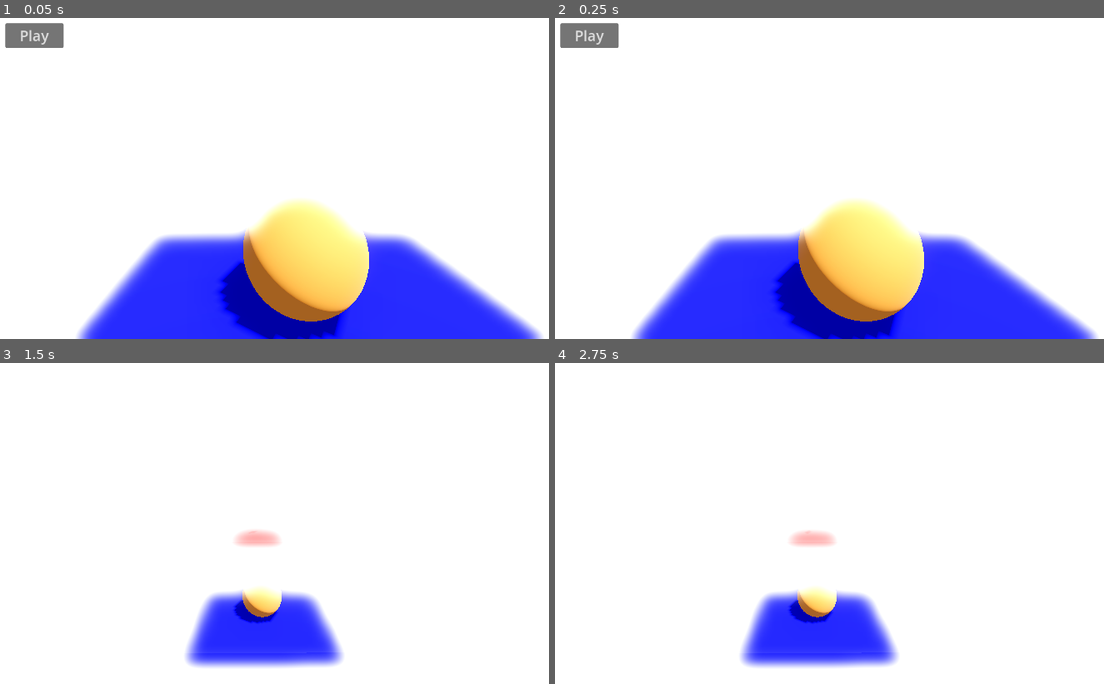
Above: before the commit, frames 1-4 (two rows, left to right).
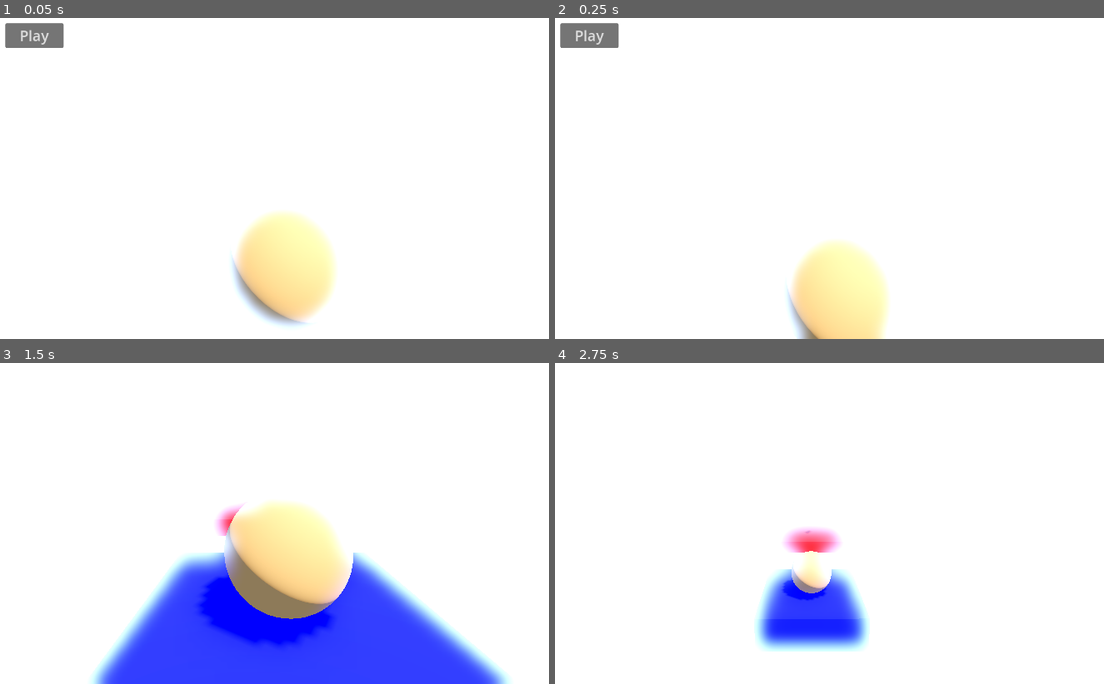
Above: after the commit, the same moments.

Repository: TheGreatEbeneze/JumpBlock
Game: Godot game, scene res://playscreenback.tscn
Two runs of this game, one before a commit and one after it. Both use one fixed random seed, a clock stepped at 60 frames per second and the inputs below.
Inputs:
- Up to frame 1 (0.05 s): no input
- Up to frame 2 (0.25 s): no input
- Up to frame 3 (1.5 s): click "Play" at 0.5 s
- Up to frame 4 (2.75 s): no input

The runs differ from the first frame. In frame 1, 23% of the frame differs, in the area x 13-99%, y 56-100%; in frame 2, 23%; in frame 3, 24%, in the area x 16-93%, y 43-100%; in frame 4, 6.5%.

Commit message:
change camera made CollisionShapes

Diff:
--- a/coin.tscn
+++ b/coin.tscn
@@ -3,6 +3,21 @@
 [ext_resource type="Material" uid="uid://bhu6jjsokkjok" path="res://new_standard_material_3d.tres" id="1_d5gmh"]
 
 [sub_resource type="SphereMesh" id="SphereMesh_0t63x"]
+
+[sub_resource type="Animation" id="Animation_pdq0q"]
+length = 0.001
+tracks/0/type = "value"
+tracks/0/imported = false
+tracks/0/enabled = true
+tracks/0/path = NodePath(".:rotation")
+tracks/0/interp = 1
+tracks/0/loop_wrap = true
+tracks/0/keys = {
+"times": PackedFloat32Array(0),
+"transitions": PackedFloat32Array(1),
+"update": 0,
+"values": [Vector3(0, 0, 0)]
+}
 
 [sub_resource type="Animation" id="Animation_v7riw"]
 resource_name = "new_animation"
@@ -21,21 +36,6 @@
 "values": [Vector3(0, 0, 0), Vector3(0, 1.5708, 0), Vector3(0, 3.14159, 0)]
 }
 
-[sub_resource type="Animation" id="Animation_pdq0q"]
-length = 0.001
-tracks/0/type = "value"
-tracks/0/imported = false
-tracks/0/enabled = true
-tracks/0/path = NodePath(".:rotation")
-tracks/0/interp = 1
-tracks/0/loop_wrap = true
-tracks/0/keys = {
-"times": PackedFloat32Array(0),
-"transitions": PackedFloat32Array(1),
-"update": 0,
-"values": [Vector3(0, 0, 0)]
-}
-
 [sub_resource type="AnimationLibrary" id="AnimationLibrary_w14il"]
 _data = {
 &"RESET": SubResource("Animation_pdq0q"),
--- /dev/null
+++ b/fall.tscn
@@ -0,0 +1,128 @@
+[gd_scene load_steps=9 format=3 uid="uid://b8pwh41yt6vpt"]
+
+[ext_resource type="Material" uid="uid://6gnbl1vutucd" path="res://color.tres" id="1_yro3j"]
+
+[sub_resource type="Animation" id="Animation_w1cfs"]
+length = 0.001
+tracks/0/type = "value"
+tracks/0/imported = false
+tracks/0/enabled = true
+tracks/0/path = NodePath(".:scale")
+tracks/0/interp = 1
+tracks/0/loop_wrap = true
+tracks/0/keys = {
+"times": PackedFloat32Array(0),
+"transitions": PackedFloat32Array(1),
+"update": 0,
+"values": [Vector3(1.74016, 0.297538, 3.16846)]
+}
+tracks/1/type = "value"
+tracks/1/imported = false
+tracks/1/enabled = true
+tracks/1/path = NodePath(".:position")
+tracks/1/interp = 1
+tracks/1/loop_wrap = true
+tracks/1/keys = {
+"times": PackedFloat32Array(0),
+"transitions": PackedFloat32Array(1),
+"update": 0,
+"values": [Vector3(0, -29.9999, 0)]
+}
+
+[sub_resource type="Animation" id="Animation_kuulw"]
+resource_name = "new_animation"
+tracks/0/type = "value"
+tracks/0/imported = false
+tracks/0/enabled = true
+tracks/0/path = NodePath(".:scale")
+tracks/0/interp = 1
+tracks/0/loop_wrap = true
+tracks/0/keys = {
+"times": PackedFloat32Array(0),
+"transitions": PackedFloat32Array(1),
+"update": 0,
+"values": [Vector3(0.58325, 0.240459, 1.28103)]
+}
+
+[sub_resource type="Animation" id="Animation_je0wp"]
+resource_name = "new_animation_2"
+tracks/0/type = "value"
+tracks/0/imported = false
+tracks/0/enabled = true
+tracks/0/path = NodePath(".:scale")
+tracks/0/interp = 1
+tracks/0/loop_wrap = true
+tracks/0/keys = {
+"times": PackedFloat32Array(0),
+"transitions": PackedFloat32Array(1),
+"update": 0,
+"values": [Vector3(-0.247373, -1.41632, -0.790232)]
+}
+
+[sub_resource type="Animation" id="Animation_6qewu"]
+resource_name = "new_animation_3"
+length = 0.5
+loop_mode = 1
+tracks/0/type = "value"
+tracks/0/imported = false
+tracks/0/enabled = true
+tracks/0/path = NodePath(".:scale")
+tracks/0/interp = 1
+tracks/0/loop_wrap = true
+tracks/0/keys = {
+"times": PackedFloat32Array(0),
+"transitions": PackedFloat32Array(1),
+"update": 0,
+"values": [Vector3(-0.893802, -1.41632, -0.165571)]
+}
+tracks/1/type = "value"
+tracks/1/imported = false
+tracks/1/enabled = true
+tracks/1/path = NodePath(".:position")
+tracks/1/interp = 1
+tracks/1/loop_wrap = true
+tracks/1/keys = {
+"times": PackedFloat32Array(0, 0.5),
+"transitions": PackedFloat32Array(1, 1),
+"update": 0,
+"values": [Vector3(0, 43.4474, 0), Vector3(0, -29.9999, 0)]
+}
+tracks/2/type = "method"
+tracks/2/imported = false
+tracks/2/enabled = true
+tracks/2/path = NodePath(".")
+tracks/2/interp = 1
+tracks/2/loop_wrap = true
+tracks/2/keys = {
+"times": PackedFloat32Array(),
+"transitions": PackedFloat32Array(),
+"values": []
+}
+
+[sub_resource type="AnimationLibrary" id="AnimationLibrary_xo1kr"]
+_data = {
+&"RESET": SubResource("Animation_w1cfs"),
+&"new_animation": SubResource("Animation_kuulw"),
+&"new_animation_2": SubResource("Animation_je0wp"),
+&"new_animation_3": SubResource("Animation_6qewu")
+}
+
+[sub_resource type="BoxMesh" id="BoxMesh_14sjp"]
+
+[sub_resource type="SphereShape3D" id="SphereShape3D_yro3j"]
+
+[node name="StaticBody3D" type="StaticBody3D"]
+
+[node name="AnimationPlayer" type="AnimationPlayer" parent="."]
+root_node = NodePath("../..")
+libraries = {
+&"": SubResource("AnimationLibrary_xo1kr")
+}
+
+[node name="fall" type="MeshInstance3D" parent="."]
+transform = Transform3D(-0.893802, 0, 0, 0, 1.41632, -2.50005e-08, 0, 2.13858e-07, 0.165571, 0, 43.4474, 0)
+material_override = ExtResource("1_yro3j")
+mesh = SubResource("BoxMesh_14sjp")
+
+[node name="CollisionShape3D" type="CollisionShape3D" parent="."]
+shape = SubResource("SphereShape3D_yro3j")
--- a/playscreenback.gd
+++ b/playscreenback.gd
@@ -16,7 +16,7 @@
 
 
 func _on_button_pressed() -> void:
-	mover = randf_range(1, 2)
+
 
 	playscreen.hide()
 	animation_player.play("camera1")
--- a/playscreenback.tscn
+++ b/playscreenback.tscn
@@ -10,72 +10,67 @@
 [sub_resource type="Sky" id="Sky_imi63"]
 
 [sub_resource type="Environment" id="Environment_bk3w6"]
-background_energy_multiplier = 3.06
+background_mode = 1
+background_color = Color(0.41171, 0.597145, 1, 1)
+background_energy_multiplier = 1.11
 sky = SubResource("Sky_imi63")
 tonemap_mode = 2
 glow_enabled = true
 
-[sub_resource type="SphereMesh" id="SphereMesh_imi63"]
-
-[sub_resource type="SphereShape3D" id="SphereShape3D_kceln"]
-radius = 0.500499
-
-[sub_resource type="BoxMesh" id="BoxMesh_bk3w6"]
-
 [sub_resource type="Animation" id="Animation_0qrmo"]
 length = 0.001
 tracks/0/type = "value"
 tracks/0/imported = false
 tracks/0/enabled = true
-tracks/0/path = NodePath("Camera3D:position")
-tracks/0/interp = 1
-tracks/0/loop_wrap = true
-tracks/0/keys = {
-"times": PackedFloat32Array(0),
-"transitions": PackedFloat32Array(1),
-"update": 0,
-"values": [Vector3(1.88575, 0.932432, 0.426873)]
+tracks/0/path = NodePath("MeshInstance3D3:visible")
+tracks/0/interp = 1
+tracks/0/loop_wrap = true
+tracks/0/keys = {
+"times": PackedFloat32Array(0),
+"transitions": PackedFloat32Array(1),
+"update": 1,
+"values": [false]
 }
 tracks/1/type = "value"
 tracks/1/imported = false
 tracks/1/enabled = true
-tracks/1/path = NodePath("MeshInstance3D3:visible")
+tracks/1/path = NodePath("MeshInstance3D3:position")
 tracks/1/interp = 1
 tracks/1/loop_wrap = true
 tracks/1/keys = {
 "times": PackedFloat32Array(0),
 "transitions": PackedFloat32Array(1),
-"update": 1,
-"values": [false]
+"update": 0,
+"values": [Vector3(-6.71978, -0.942025, -0.0246816)]
 }
 tracks/2/type = "value"
 tracks/2/imported = false
 tracks/2/enabled = true
-tracks/2/path = NodePath("MeshInstance3D3:position")
+tracks/2/path = NodePath("coin:visible")
 tracks/2/interp = 1
 tracks/2/loop_wrap = true
 tracks/2/keys = {
 "times": PackedFloat32Array(0),
 "transitions": PackedFloat32Array(1),
-"update": 0,
-"values": [Vector3(-6.71978, -0.942025, -0.0246816)]
+"update": 1,
+"values": [false]
 }
 tracks/3/type = "value"
 tracks/3/imported = false
 tracks/3/enabled = true
-tracks/3/path = NodePath("MeshInstance3D:scale")
+tracks/3/path = NodePath("Camera3D:position")
 tracks/3/interp = 1
 tracks/3/loop_wrap = true
 tracks/3/keys = {
 "times": PackedFloat32Array(0),
 "transitions": PackedFloat32Array(1),
 "update": 0,
-"values": [Vector3(1, 1, 1)]
+"values": [Vector3(1.88575, 3.30195, 0.426873)]
 }
 
 [sub_resource type="Animation" id="Animation_kceln"]
 resource_name = "camera1"
-length = 0.5
+length = 2.0
 tracks/0/type = "value"
 tracks/0/imported = false
 tracks/0/enabled = true
@@ -83,10 +78,10 @@
 tracks/0/interp = 1
 tracks/0/loop_wrap = true
 tracks/0/keys = {
-"times": PackedFloat32Array(0, 0.5),
-"transitions": PackedFloat32Array(1, 1),
-"update": 0,
-"values": [Vector3(1.88575, 0.932432, 0.426873), Vector3(5.70377, 3.26833, 0.260288)]
+"times": PackedFloat32Array(0.5, 0.966667, 2),
+"transitions": PackedFloat32Array(1, 1, 1),
+"update": 0,
+"values": [Vector3(1.88575, 3.2759, 0.426873), Vector3(1.88575, 0.932432, 0.426873), Vector3(5.70377, 3.26833, 0.260288)]
 }
 tracks/1/type = "value"
 tracks/1/imported = false
@@ -100,21 +95,45 @@
 "update": 1,
 "values": [true]
 }
-
-[sub_resource type="Animation" id="Animation_w11f4"]
-resource_name = "red_move"
-loop_mode = 2
-tracks/0/type = "value"
-tracks/0/imported = false
-tracks/0/enabled = true
-tracks/0/path = NodePath("MeshInstance3D3:position")
-tracks/0/interp = 1
-tracks/0/loop_wrap = true
-tracks/0/keys = {
-"times": PackedFloat32Array(0, 1),
+tracks/2/type = "value"
+tracks/2/imported = false
+tracks/2/enabled = true
+tracks/2/path = NodePath("coin:visible")
+tracks/2/interp = 1
+tracks/2/loop_wrap = true
+tracks/2/keys = {
+"times": PackedFloat32Array(0),
+"transitions": PackedFloat32Array(1),
+"update": 1,
+"values": [true]
+}
+tracks/3/type = "value"
+tracks/3/imported = false
+tracks/3/enabled = true
+tracks/3/path = NodePath("StaticBody3D/CollisionShape3D:disabled")
+tracks/3/interp = 1
+tracks/3/loop_wrap = true
+tracks/3/keys = {
+"times": PackedFloat32Array(0),
+"transitions": PackedFloat32Array(1),
+"update": 1,
+"values": [true]
+}
+
+[sub_resource type="Animation" id="Animation_50k6d"]
+resource_name = "jump"
+length = 3.0
+tracks/0/type = "value"
+tracks/0/imported = false
+tracks/0/enabled = true
+tracks/0/path = NodePath("Area3D/ball:scale")
+tracks/0/interp = 1
+tracks/0/loop_wrap = true
+tracks/0/keys = {
+"times": PackedFloat32Array(0, 3),
 "transitions": PackedFloat32Array(1, 1),
 "update": 0,
-"values": [Vector3(-6.71978, -0.942025, -0.0246816), Vector3(-9.4483, -0.942025, -0.0246816)]
+"values": [Vector3(1, 1, 1), Vector3(1, 0.020721, 1)]
 }
 
 [sub_resource type="Animation" id="Animation_l1bur"]
@@ -144,20 +163,20 @@
 "values": [true]
 }
 
-[sub_resource type="Animation" id="Animation_50k6d"]
-resource_name = "jump"
-length = 3.0
-tracks/0/type = "value"
-tracks/0/imported = false
-tracks/0/enabled = true
-tracks/0/path = NodePath("MeshInstance3D:scale")
-tracks/0/interp = 1
-tracks/0/loop_wrap = true
-tracks/0/keys = {
-"times": PackedFloat32Array(0, 3),
+[sub_resource type="Animation" id="Animation_w11f4"]
+resource_name = "red_move"
+loop_mode = 2
+tracks/0/type = "value"
+tracks/0/imported = false
+tracks/0/enabled = true
+tracks/0/path = NodePath("MeshInstance3D3:position")
+tracks/0/interp = 1
+tracks/0/loop_wrap = true
+tracks/0/keys = {
+"times": PackedFloat32Array(0, 1),
 "transitions": PackedFloat32Array(1, 1),
 "update": 0,
-"values": [Vector3(1, 1, 1), Vector3(1, 0.020721, 1)]
+"values": [Vector3(-6.71978, -0.942025, -0.0246816), Vector3(-9.4483, -0.942025, -0.0246816)]
 }
 
 [sub_resource type="AnimationLibrary" id="AnimationLibrary_w11f4"]
@@ -171,6 +190,18 @@
 
 [sub_resource type="BoxMesh" id="BoxMesh_kceln"]
 
+[sub_resource type="SphereMesh" id="SphereMesh_imi63"]
+
+[sub_resource type="SphereShape3D" id="SphereShape3D_kceln"]
+radius = 0.503835
+
+[sub_resource type="BoxMesh" id="BoxMesh_bk3w6"]
+
+[sub_resource type="BoxShape3D" id="BoxShape3D_kceln"]
+size = Vector3(2.24911, 1, 13.9759)
+
+[sub_resource type="BoxShape3D" id="BoxShape3D_w11f4"]
+
 [node name="playscreenback" type="Node3D"]
 script = ExtResource("1_x72b1")
 
@@ -181,21 +212,8 @@
 [node name="WorldEnvironment" type="WorldEnvironment" parent="."]
 environment = SubResource("Environment_bk3w6")
 
-[node name="MeshInstance3D" type="MeshInstance3D" parent="."]
-transform = Transform3D(1, 0, 0, 0, 1, 0, 0, 0, 1, 0.00901401, -0.198143, 0)
-material_override = ExtResource("1_hu2ao")
-mesh = SubResource("SphereMesh_imi63")
-
-[node name="CollisionShape3D" type="CollisionShape3D" parent="MeshInstance3D"]
-shape = SubResource("SphereShape3D_kceln")
-
-[node name="MeshInstance3D2" type="MeshInstance3D" parent="."]
-transform = Transform3D(2.66714, 0, 0, 0, 0.467019, 0, 0, 0, 3.56346, 0, -0.903085, 0)
-material_override = ExtResource("2_hoh1k")
-mesh = SubResource("BoxMesh_bk3w6")
-
 [node name="Camera3D" type="Camera3D" parent="."]
-transform = Transform3D(0.00248136, -0.163302, 0.986573, -0.00247655, 0.986572, 0.163308, -0.999994, -0.00284852, 0.00204362, 1.88575, 0.932432, 0.426873)
+transform = Transform3D(0.00248136, -0.163302, 0.986573, -0.00247655, 0.986572, 0.163308, -0.999994, -0.00284852, 0.00204362, 1.88575, 3.30195, 0.426873)
 
 [node name="playscreen" parent="." instance=ExtResource("3_hoh1k")]
 
@@ -215,6 +233,44 @@
 
 [node name="coin" parent="." instance=ExtResource("6_kceln")]
 transform = Transform3D(0.572891, 0, 0, 0, 0.608092, 0, 0, 0, 0.159575, -6.68882, 0, -0.0287867)
+visible = false
+
+[node name="Area3D" type="RigidBody3D" parent="."]
+transform = Transform3D(1, 0, 0, 0, 1, 0, 0, 0, 1, 0.00267762, 2.29397, 0.145845)
+
+[node name="ball" type="MeshInstance3D" parent="Area3D"]
+transform = Transform3D(1, 0, 0, 0, 1, 0, 0, 0, 1, 0.00901401, -0.198143, 0)
+material_override = ExtResource("1_hu2ao")
+mesh = SubResource("SphereMesh_imi63")
+skeleton = NodePath("../..")
+
+[node name="CollisionShape3D" type="CollisionShape3D" parent="Area3D"]
+transform = Transform3D(1, 0, 0, 0, 1, 0, 0, 0, 1, 0.00901401, -0.198143, 0)
+shape = SubResource("SphereShape3D_kceln")
+
+[node name="Area3D2" type="StaticBody3D" parent="."]
+transform = Transform3D(1, 0, 0, 0, 1, 0, 0, 0, 1, -6.58732, 1.03957, -0.0287867)
+
+[node name="MeshInstance3D2" type="MeshInstance3D" parent="Area3D2"]
+transform = Transform3D(2.27388, 0, 0, 0, 0.768007, 0, 0, 0, 2.41998, 6.56378, -1.48511, 0.180396)
+material_override = ExtResource("2_hoh1k")
+mesh = SubResource("BoxMesh_bk3w6")
+skeleton = NodePath("../..")
+
+[node name="CollisionShape3D" type="CollisionShape3D" parent="Area3D2"]
+transform = Transform3D(1, 0, 0, 0, 1, 0, 0, 0, 1, 6.53937, -1.59214, 0.172333)
+visible = false
+shape = SubResource("BoxShape3D_kceln")
+
+[node name="StaticBody3D" type="StaticBody3D" parent="."]
+transform = Transform3D(1, 0, 0, 0, 1, 0, 0, 0, 1, 0, -23.1721, 0)
+
+[node name="CollisionShape3D" type="CollisionShape3D" parent="StaticBody3D"]
+transform = Transform3D(1, 0, 0, 0, 1, 0, 0, 0, 1, 0.00388944, 24.2326, 0.0103178)
+shape = SubResource("BoxShape3D_w11f4")
+disabled = true
+
+[node name="AnimationPlayer2" type="AnimationPlayer" parent="."]
 
 [connection signal="pressed" from="playscreen/Button" to="." method="_on_button_pressed"]
 [connection signal="timeout" from="Timer" to="." method="_on_timer_timeout"]
Not shown: 1 places in playscreenback.tscn that only renumber resources
